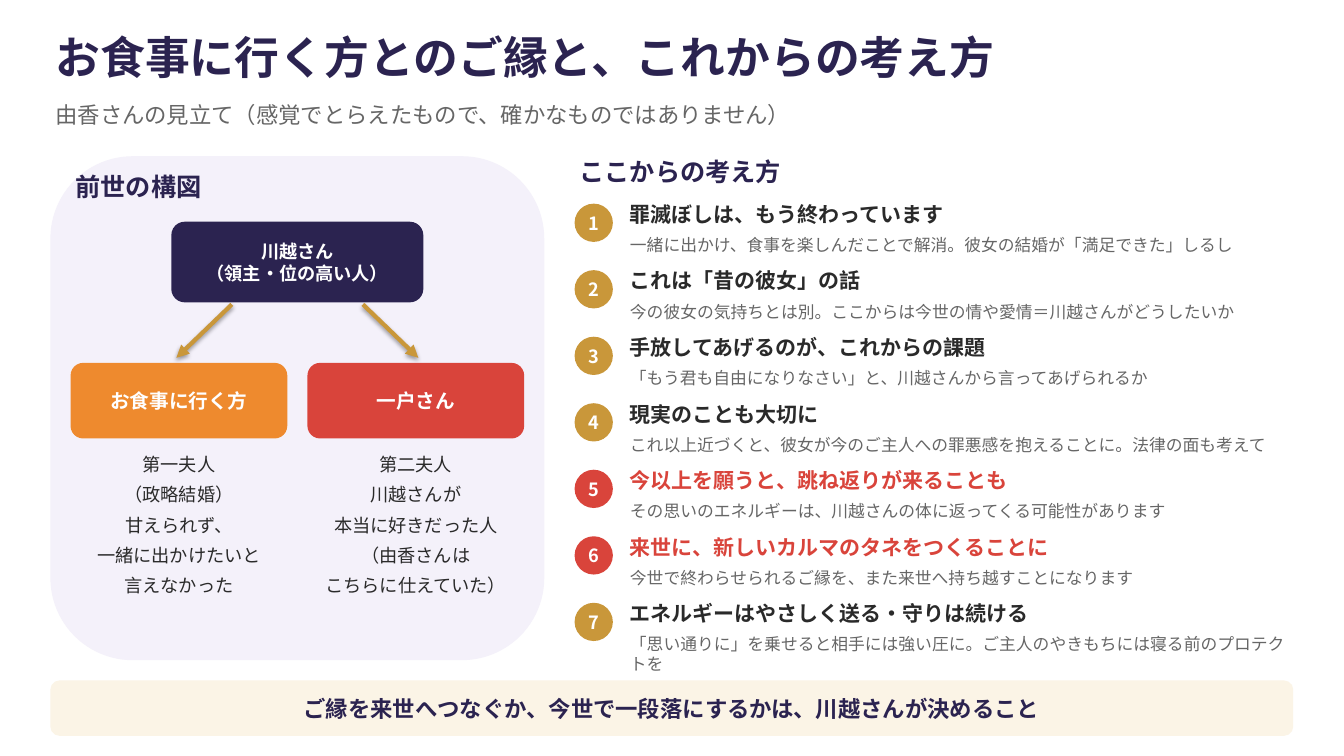
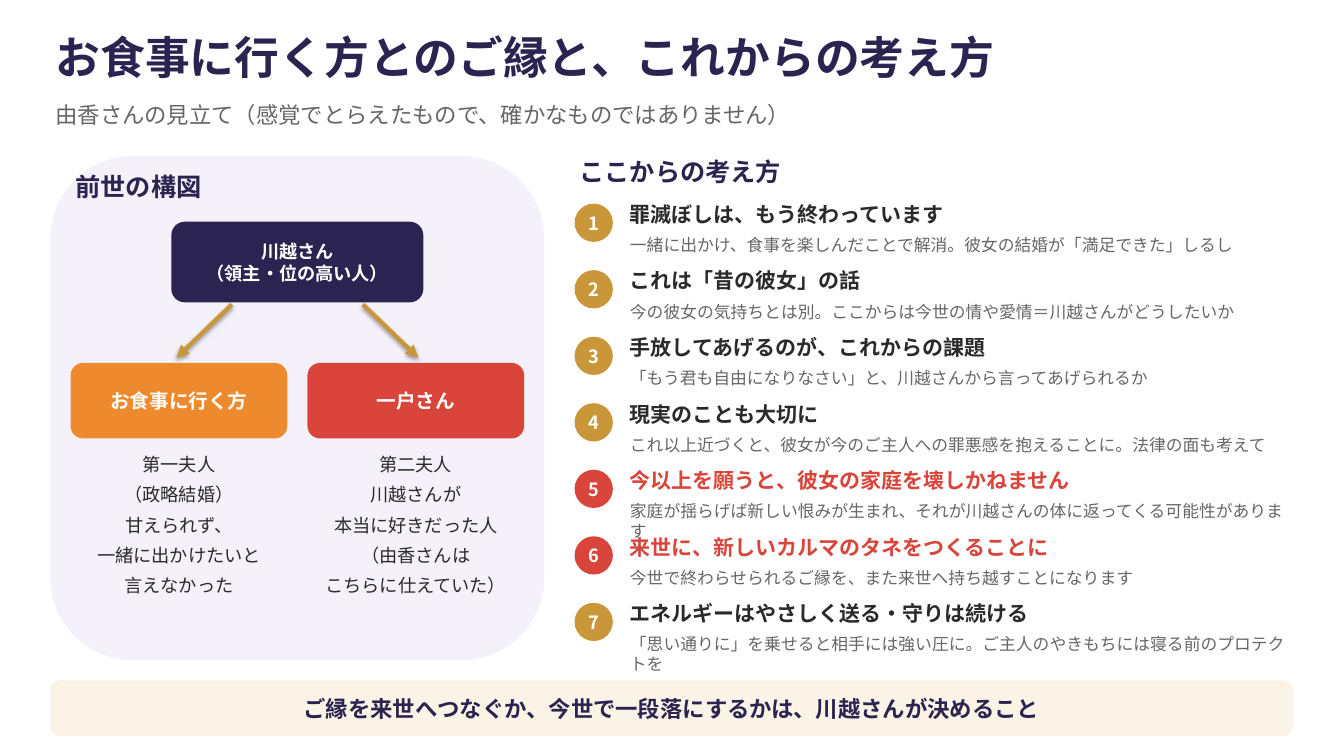
Before and after one commit to y-takahashi-cmd/MyBrain, a slide deck: slide 1 of 20_Projects/海音_心体の調律/タマラ/川越さん/20261014_ご縁と考え方_お食事の方.pptx. Drawn at 1344x756 pixels with LibreOffice and Linux fonts; fonts in the diff are those of the drawing. Boxes give left, top, right and bottom in pixels: in the first picture for what was removed or moved away, otherwise in the second. Text is boxed around its words. In the diff, an @@ line names an element or a change of style, - is before the commit and + after.

```diff
--- a/20_Projects/海音_心体の調律/タマラ/川越さん/20261014_ご縁と考え方_お食事の方.pptx
+++ b/20_Projects/海音_心体の調律/タマラ/川越さん/20261014_ご縁と考え方_お食事の方.pptx
@@ text at bbox=[630, 470, 1069, 490]: text changed @@
-今以上を願うと、跳ね返りが来ることも
+今以上を願うと、彼女の家庭を壊しかねません
@@ text at bbox=[630, 503, 1283, 542]: text changed @@
-その思いのエネルギーは、川越さんの体に返ってくる可能性があります
+家庭が揺らげば新しい恨みが生まれ、それが川越さんの体に返ってくる可能性があります
```
Also in this commit, not shown: 1 other file.
